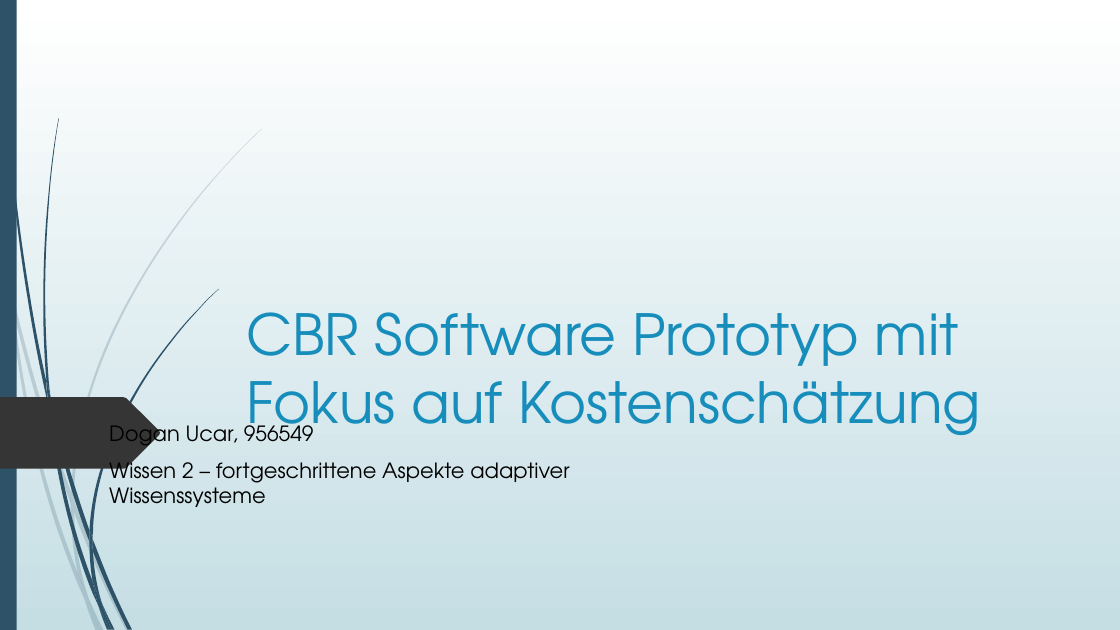
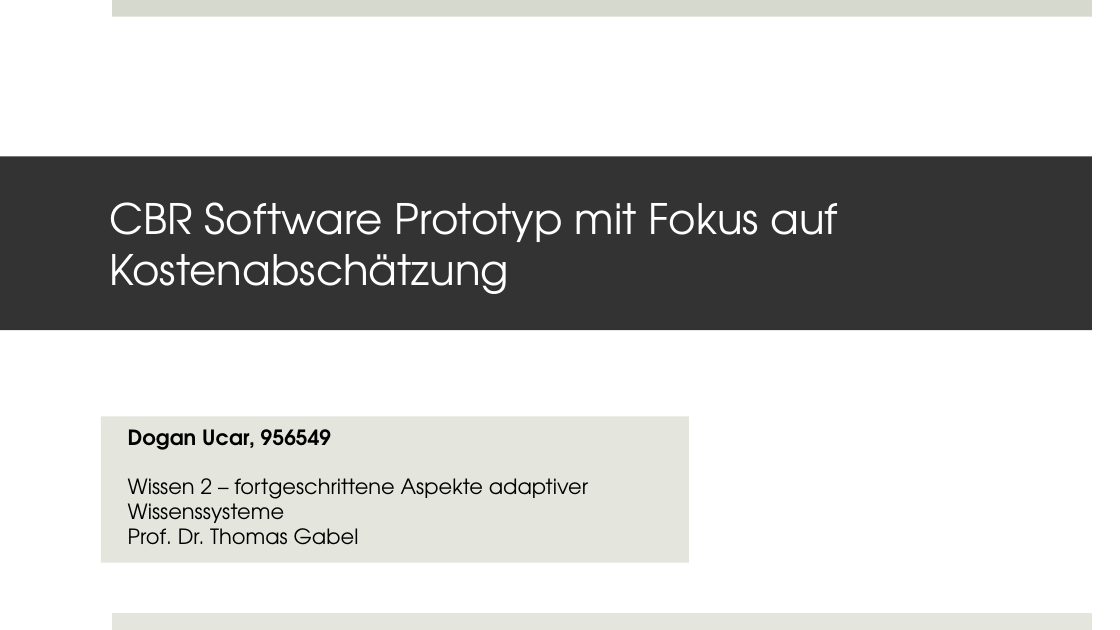
Before and after one commit to doganoo/CaseBasedReasoning, a slide deck: slide 1 of pruefung/Presentation1.pptx. Drawn at 1120x630 pixels with LibreOffice and Linux fonts; fonts in the diff are those of the drawing. Boxes give left, top, right and bottom in pixels: in the first picture for what was removed or moved away, otherwise in the second. Text is boxed around its words. In the diff, an @@ line names an element or a change of style, - is before the commit and + after.

```diff
--- a/pruefung/Presentation1.pptx
+++ b/pruefung/Presentation1.pptx
@@ background gradient #FFFFFF to #C5DEE5 to #FFFFFF @@
@@ rectangle removed at (x1=0, y1=0, x2=17, y2=630) @@
@@ rectangle added at (x1=112, y1=0, x2=1091, y2=17), fill #D6D9CD @@
@@ title "CBR Software Prototyp mit Fokus ..." resized from (x1=246, y1=312, x2=981, y2=442) to (x1=0, y1=156, x2=1092, y2=330) @@
@@ title "CBR Software Prototyp mit Fokus ..." at (x1=0, y1=156, x2=1092, y2=330): vertical alignment bottom to middle; fill none to #333333 @@
@@ title at (x1=109, y1=202, x2=838, y2=294): text changed; size 48.6 to 36 pt; text colour #178DBB to #FFFFFF @@
-CBR Software Prototyp mit Fokus auf Kostenschätzung
+CBR Software Prototyp mit Fokus auf Kostenabschätzung
@@ freeform shape removed at (x1=0, y1=397, x2=160, y2=469) @@
@@ subtitle "Dogan Ucar, 956549" resized from (x1=109, y1=419, x2=569, y2=507) to (x1=101, y1=417, x2=689, y2=563) @@
@@ subtitle "Dogan Ucar, 956549" at (x1=101, y1=417, x2=689, y2=563): fill none to #E4E6DE @@
@@ subtitle at (x1=128, y1=429, x2=332, y2=450): bold on in "Dogan Ucar, 956549"; more space between paragraphs @@
@@ subtitle at (x1=128, y1=478, x2=588, y2=545): text changed @@
-Wissen 2 – fortgeschrittene Aspekte adaptiver Wissenssysteme
+Wissen 2 – fortgeschrittene Aspekte adaptiver Wissenssysteme
+Prof. Dr. Thomas Gabel
@@ group removed at (x1=0, y1=129, x2=262, y2=630): 10 freeform shapes @@
@@ group removed at (x1=3, y1=0, x2=218, y2=630): 12 freeform shapes @@
@@ rectangle added at (x1=112, y1=613, x2=1091, y2=630), fill #E4E6DE @@
```
Also in this commit, not shown: 7 other slides changed, 7 slides added, 5 slides removed, 3 other files.
